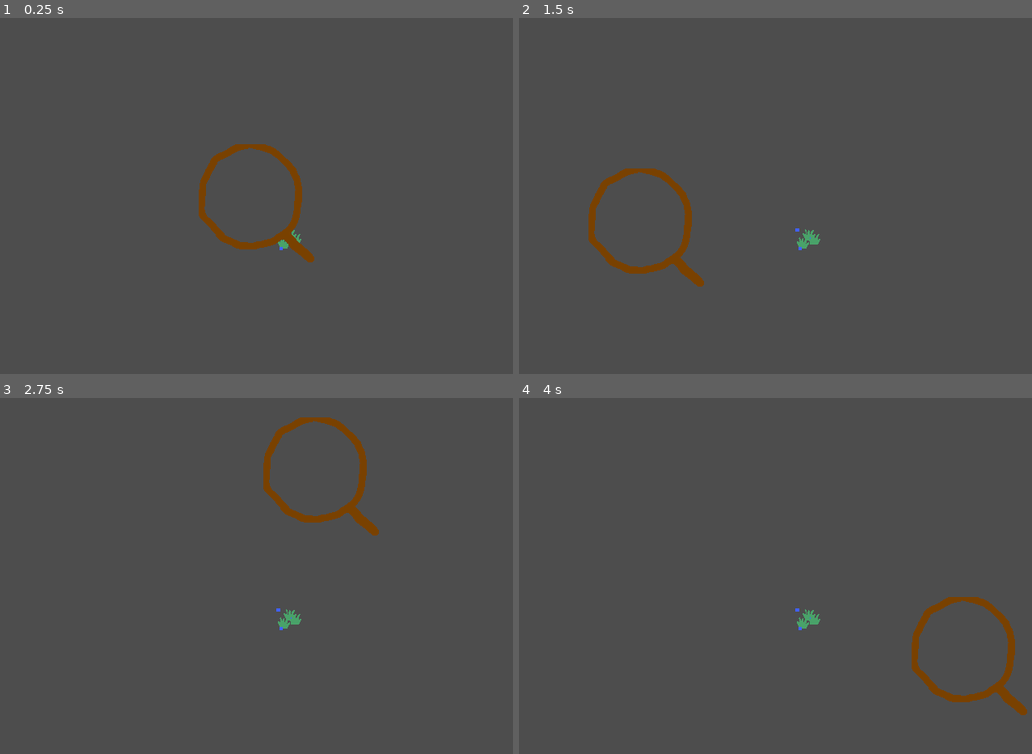
Above: before the commit, frames 1-4 (two rows, left to right).
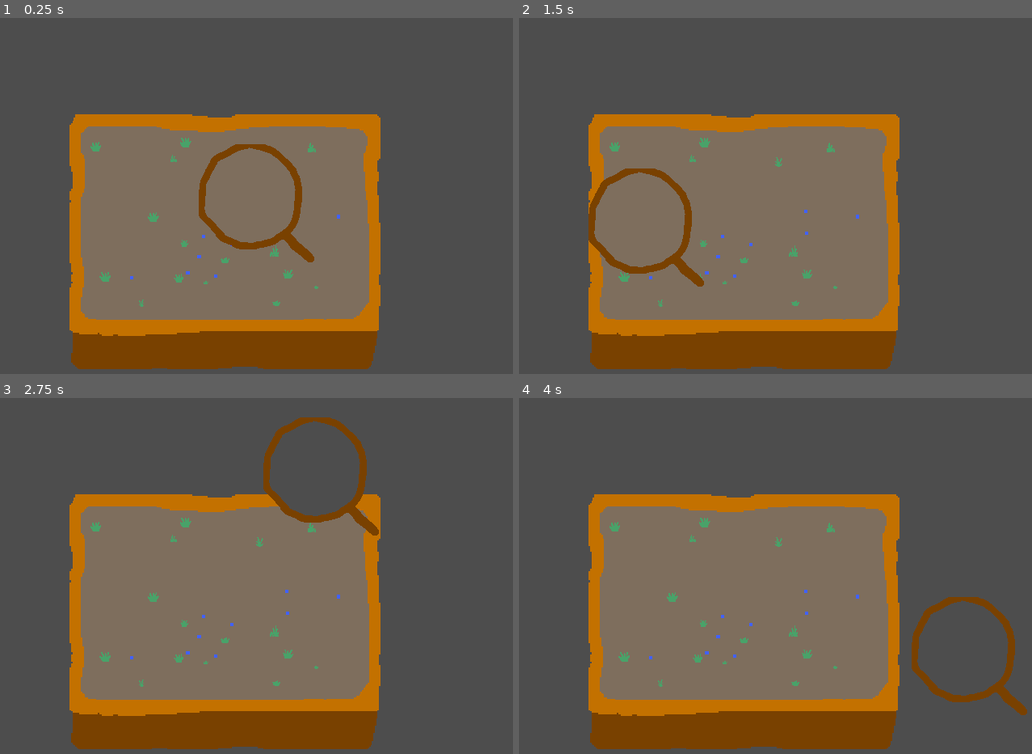
Above: after the commit, the same moments.

Repository: martindzejky/pot-life
Game: Godot game, scene res://main.tscn
Same seed, same stepped clock (60 frames per second), same inputs: the game is played once before the commit and once after it.
Inputs (mouse positions are in pixels of both pictures, inside the frame that each line leads up to):
- Up to frame 1 (0.25 s): no input
- Up to frame 2 (1.5 s): tap Enter at 0.5 s; move the mouse to (955, 217) at 0.52 s; tap Space at 1.25 s; move the mouse to (683, 267) at 1.27 s
- Up to frame 3 (2.75 s): tap Enter at 2 s; move the mouse to (359, 515) at 2.02 s
- Up to frame 4 (4 s): tap Space at 2.75 s; move the mouse to (780, 718) at 2.77 s; tap Enter at 3.5 s; move the mouse to (1006, 693) at 3.52 s

The runs differ from the first frame. In frame 1, 42% of the frame differs, in the area x 13-75%, y 27-99%; in frame 2, 42%; in frame 3, 42%; in frame 4, 43%.

Commit message:
spawing a pot with random grass

Diff:
--- /dev/null
+++ b/grass.gd
@@ -0,0 +1,9 @@
+extends Node2D
+
+func _ready():
+
+    if randf() < 0.5:
+        $sprite.flip_h = true
+
+    $sprite.scale = Vector2(1, 1) * randf_range(1, 2)
+    $sprite.frame = randi_range(0, $sprite.hframes)
--- a/grass.tscn
+++ b/grass.tscn
@@ -1,11 +1,14 @@
-[gd_scene load_steps=2 format=3 uid="uid://dmbnsojw6n3rr"]
+[gd_scene load_steps=3 format=3 uid="uid://dmbnsojw6n3rr"]
 
 [ext_resource type="Texture2D" uid="uid://tsbn1mttfve7" path="res://sprites/grass.png" id="1_6tou8"]
+[ext_resource type="Script" path="res://grass.gd" id="1_jc8g2"]
 
 [node name="grass" type="Node2D"]
+script = ExtResource("1_jc8g2")
 
 [node name="sprite" type="Sprite2D" parent="."]
 y_sort_enabled = true
 position = Vector2(0, -32)
 scale = Vector2(2, 2)
 texture = ExtResource("1_6tou8")
+hframes = 4
--- a/pot.tscn
+++ b/pot.tscn
@@ -1,24 +1,29 @@
-[gd_scene load_steps=3 format=3 uid="uid://bfcpwstcd18tx"]
+[gd_scene load_steps=6 format=3 uid="uid://bfcpwstcd18tx"]
 
+[ext_resource type="Texture2D" uid="uid://cyhyfexvya2bb" path="res://sprites/pot.png" id="1_hbj56"]
 [ext_resource type="PackedScene" uid="uid://3eeoattdm7pk" path="res://creature.tscn" id="1_qpb4c"]
 [ext_resource type="PackedScene" uid="uid://dmbnsojw6n3rr" path="res://grass.tscn" id="2_b78c6"]
+[ext_resource type="Script" path="res://spawner.gd" id="2_di1ca"]
+
+[sub_resource type="RectangleShape2D" id="RectangleShape2D_40xfu"]
+size = Vector2(1336, 862)
 
 [node name="pot" type="Node2D"]
+
+[node name="sprite" type="Sprite2D" parent="."]
+position = Vector2(-334, 0)
+scale = Vector2(7, 7)
+texture = ExtResource("1_hbj56")
+
+[node name="inside" type="Node2D" parent="."]
 y_sort_enabled = true
 
-[node name="creature" parent="." instance=ExtResource("1_qpb4c")]
+[node name="bounds" type="CollisionShape2D" parent="inside"]
+position = Vector2(-338, -95)
+shape = SubResource("RectangleShape2D_40xfu")
 
-[node name="creature2" parent="." instance=ExtResource("1_qpb4c")]
-position = Vector2(-55, 46)
-
-[node name="creature3" parent="." instance=ExtResource("1_qpb4c")]
-position = Vector2(-70, -45)
-
-[node name="grass" parent="." instance=ExtResource("2_b78c6")]
-position = Vector2(13, 14)
-
-[node name="grass2" parent="." instance=ExtResource("2_b78c6")]
-position = Vector2(-12, -9)
-
-[node name="grass3" parent="." instance=ExtResource("2_b78c6")]
-position = Vector2(-42, 31)
+[node name="spawner" type="Node" parent="inside" node_paths=PackedStringArray("bounds")]
+script = ExtResource("2_di1ca")
+bounds = NodePath("../bounds")
+grassObjects = Array[PackedScene]([ExtResource("2_b78c6")])
+creatureObjects = Array[PackedScene]([ExtResource("1_qpb4c")])
--- /dev/null
+++ b/spawner.gd
@@ -0,0 +1,33 @@
+extends Node
+class_name Spawner
+
+@export var bounds: CollisionShape2D
+@export var grassObjects: Array[PackedScene] = []
+@export var creatureObjects: Array[PackedScene] = []
+
+
+func _ready():
+
+    # grass
+    for i in range(randi_range(10, 20)):
+        var object := grassObjects.pick_random().instantiate() as Node2D
+        spawnInBounds(object)
+
+    # creatures
+    for i in range(randi_range(8, 12)):
+        var object := creatureObjects.pick_random().instantiate() as Node2D
+        spawnInBounds(object)
+
+
+
+func spawnInBounds(object: Node2D):
+
+    var rect := bounds.shape.get_rect()
+
+    var position := Vector2(
+        randf_range(rect.position.x, rect.end.x),
+        randf_range(rect.position.y, rect.end.y),
+    ) + bounds.global_position
+
+    get_parent().add_child.call_deferred(object)
+    object.global_position = position
Binary file changed: sprites/grass.aseprite
Binary file changed: sprites/grass.png
Binary file added: sprites/pot.aseprite
Binary file added: sprites/pot.png
Not shown, added: sprites/pot.png.import
